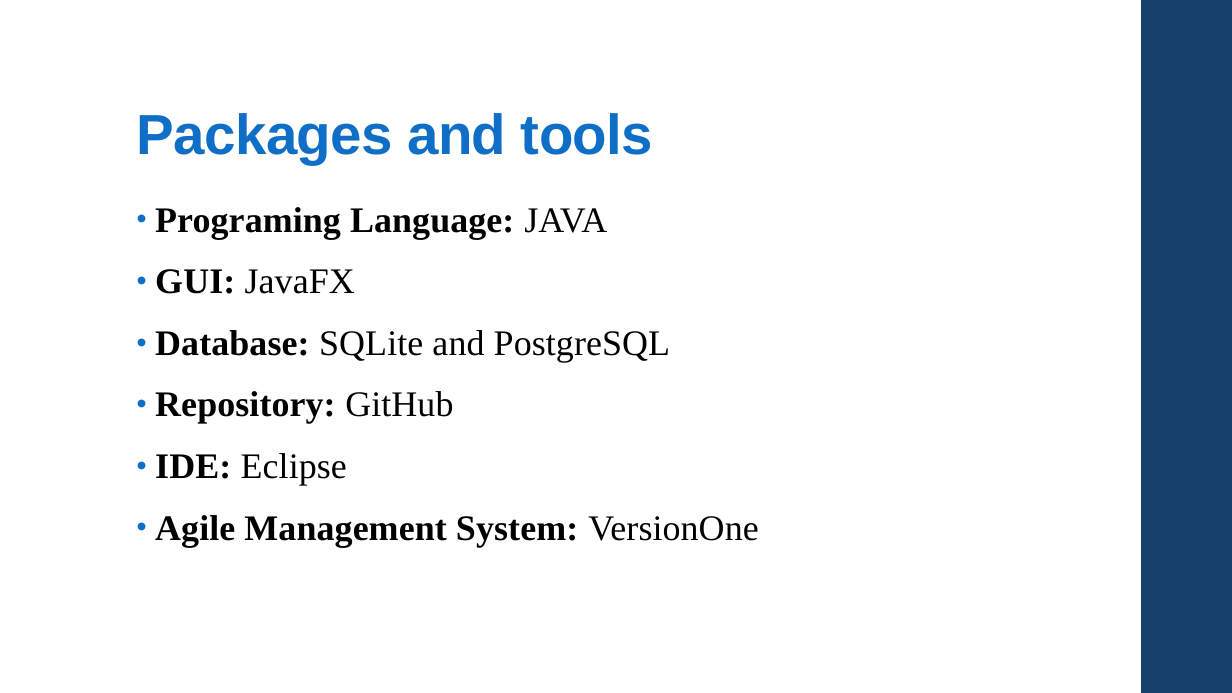
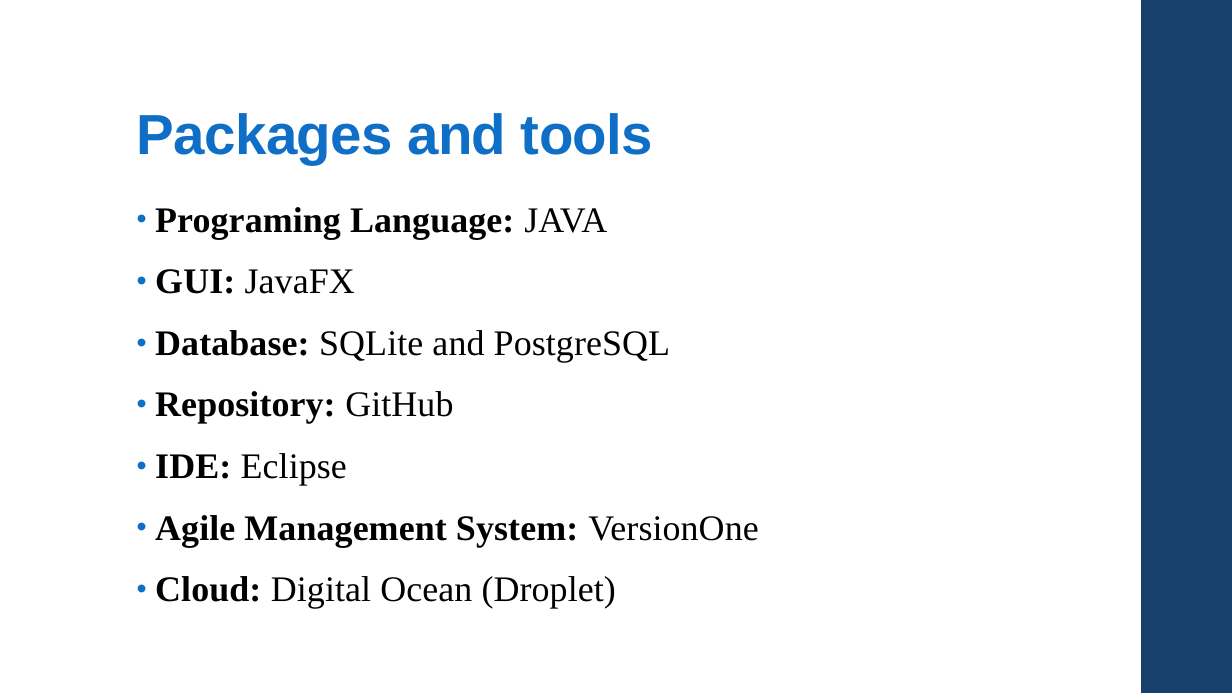
Before and after one commit to csc4350adept/csc4350, a slide deck: slide 5 of Documentation/Pres.pptx. Drawn at 1232x693 pixels with LibreOffice and Linux fonts; fonts in the diff are those of the drawing. Boxes give left, top, right and bottom in pixels: in the first picture for what was removed or moved away, otherwise in the second. Text is boxed around its words. In the diff, an @@ line names an element or a change of style, - is before the commit and + after.

```diff
--- a/Documentation/Pres.pptx
+++ b/Documentation/Pres.pptx
@@ text at [155,576,616,609]: paragraph added @@
+• Cloud: Digital Ocean (Droplet)
```
Also in this commit, not shown: 2 other files.
